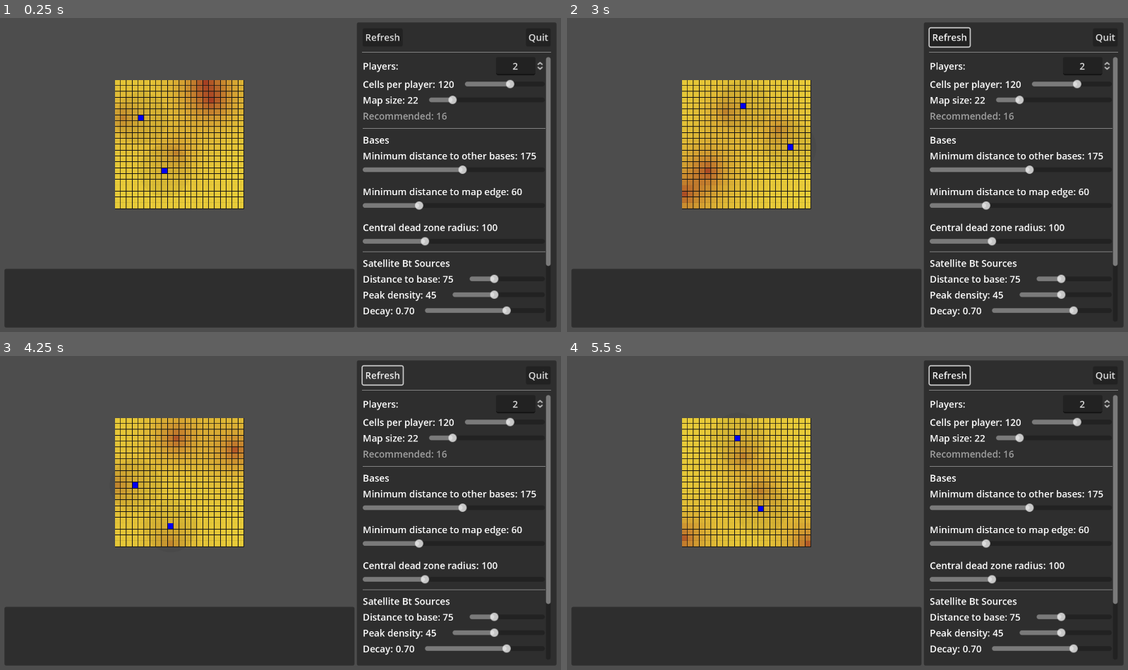
Above: before the commit, frames 1-4 (two rows, left to right).
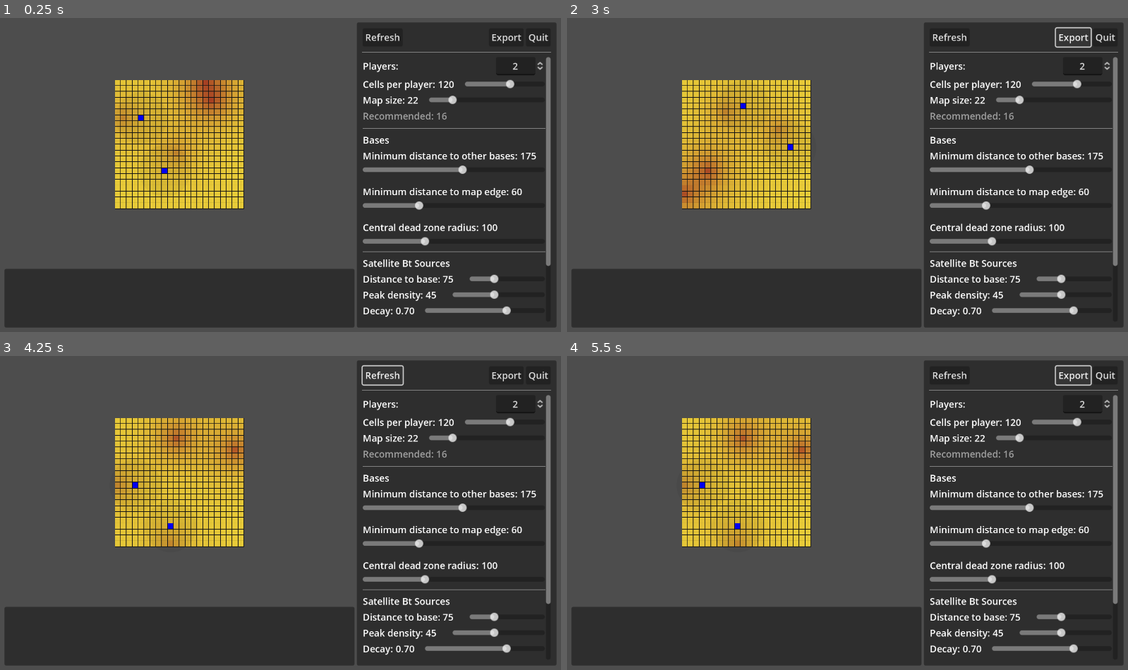
Above: after the commit, the same moments.

Repository: wadcom/kisarra-mapgen
Game: Godot game, scene res://main.tscn
Same seed, same stepped clock (60 frames per second), same inputs: the game is played once before the commit and once after it.
Inputs (mouse positions are in pixels of both pictures, inside the frame that each line leads up to):
- Up to frame 1 (0.25 s): no input
- Up to frame 2 (3 s): click (1071, 36) at 0.5 s, where only the run after the commit has a clickable "Export"; click "Refresh" at 1.25 s; click "Refresh" at 2 s; click (1071, 36) at 2.75 s, where only the run after the commit has a clickable "Export"
- Up to frame 3 (4.25 s): click "Refresh" at 3.5 s
- Up to frame 4 (5.5 s): click (1071, 374) at 4.25 s, where only the run after the commit has a clickable "Export"; tap Enter at 5 s

The runs differ from the first frame. In frame 1, less than 0.1% of the frame differs, in the area x 87-93%, y 5-9%; in frame 2, 0.3%; in frame 3, less than 0.1%; in frame 4, 2.8%, in the area x 20-94%, y 2-61%.

Commit message:
The first stride towards data export

Diff:
--- a/main.gd
+++ b/main.gd
@@ -3,3 +3,8 @@
 
 func _on_parameters_changed(params):
 	%MapArea.update_parameters(params)
+
+
+func _on_export_requested():
+	var data = %MapArea.export_map()
+	print(data)
--- a/main.tscn
+++ b/main.tscn
@@ -63,4 +63,5 @@
 [node name="SidePanel" parent="HBoxContainer/Panel/MarginContainer" instance=ExtResource("2_fiq7s")]
 layout_mode = 2
 
+[connection signal="export_requested" from="HBoxContainer/Panel/MarginContainer/SidePanel" to="." method="_on_export_requested"]
 [connection signal="parameters_changed" from="HBoxContainer/Panel/MarginContainer/SidePanel" to="." method="_on_parameters_changed"]
--- a/map_area.gd
+++ b/map_area.gd
@@ -5,6 +5,8 @@
 @export var sand_cell_prefab: PackedScene
 
 
+var _export_data
+
 const _globals = preload("res://globals.gd")
 
 
@@ -22,11 +24,33 @@
 	_setup_bases(params, base_positions)
 	_setup_ground_cells(params, bt_density)
 
+	_prepare_export_data(params, base_positions, bt_density)
+
+
+func export_map():
+	return _export_data
+
+
+func _prepare_export_data(params, base_positions, betirium):
+	_export_data = {
+		size = params.map_size,
+		playersQuantity = params.players_qty,
+		betirium = betirium,
+		basePositions = [],
+	}
+
+	for bp in base_positions:
+		_export_data.basePositions.append({x = bp.x, y = bp.y})
+
+	_export_data["https://github.com/wadcom/kisarra-mapgen"] = {
+		params = params
+	}
+
 
 func _calculate_bt_density(params, bt_sources):
 	var total_bt = []
-	for x in params.map_size:
-		for y in params.map_size:
+	for y in params.map_size:
+		for x in params.map_size:
 			var p = Vector2(x, y)
 
 			var t = 0.0
@@ -44,11 +68,13 @@
 		$GroundCells.remove_child(c)
 		c.queue_free()
 
-	for x in params.map_size:
-		for y in params.map_size:
+	var i = 0
+	for y in params.map_size:
+		for x in params.map_size:
 
 			var cell = sand_cell_prefab.instantiate()
-			cell.set_bt_density(bt_density.pop_front())
+			cell.set_bt_density(bt_density[i])
+			i += 1
 
 			cell.position = Vector2(x, y) * _globals.PIXELS_PER_CELL_SIDE
 			$GroundCells.add_child(cell)
--- a/side_panel.gd
+++ b/side_panel.gd
@@ -1,5 +1,6 @@
 extends VBoxContainer
 
+signal export_requested
 signal parameters_changed(params: Variant)
 
 var _params = {
@@ -72,3 +73,7 @@
 
 func _on_refresh_button_pressed():
 	parameters_changed.emit(_params)
+
+
+func _on_export_button_pressed():
+	export_requested.emit()
--- a/side_panel.tscn
+++ b/side_panel.tscn
@@ -24,6 +24,10 @@
 [node name="Control" type="Control" parent="ButtonBar"]
 layout_mode = 2
 size_flags_horizontal = 3
+
+[node name="ExportButton" type="Button" parent="ButtonBar"]
+layout_mode = 2
+text = "Export"
 
 [node name="QuitButton" type="Button" parent="ButtonBar"]
 layout_mode = 2
@@ -147,6 +151,7 @@
 layout_mode = 2
 
 [connection signal="pressed" from="ButtonBar/RefreshButton" to="." method="_on_refresh_button_pressed"]
+[connection signal="pressed" from="ButtonBar/ExportButton" to="." method="_on_export_button_pressed"]
 [connection signal="pressed" from="ButtonBar/QuitButton" to="." method="_on_quit_button_pressed"]
 [connection signal="value_changed" from="ScrollContainer/VBoxContainer/PlayersQuantityControls/PlayersQuantity" to="." method="_on_players_quantity_value_changed"]
 [connection signal="value_changed" from="ScrollContainer/VBoxContainer/CellsPerPlayerControl/CellsPerPlayer" to="." method="_on_cells_per_player_value_changed"]
